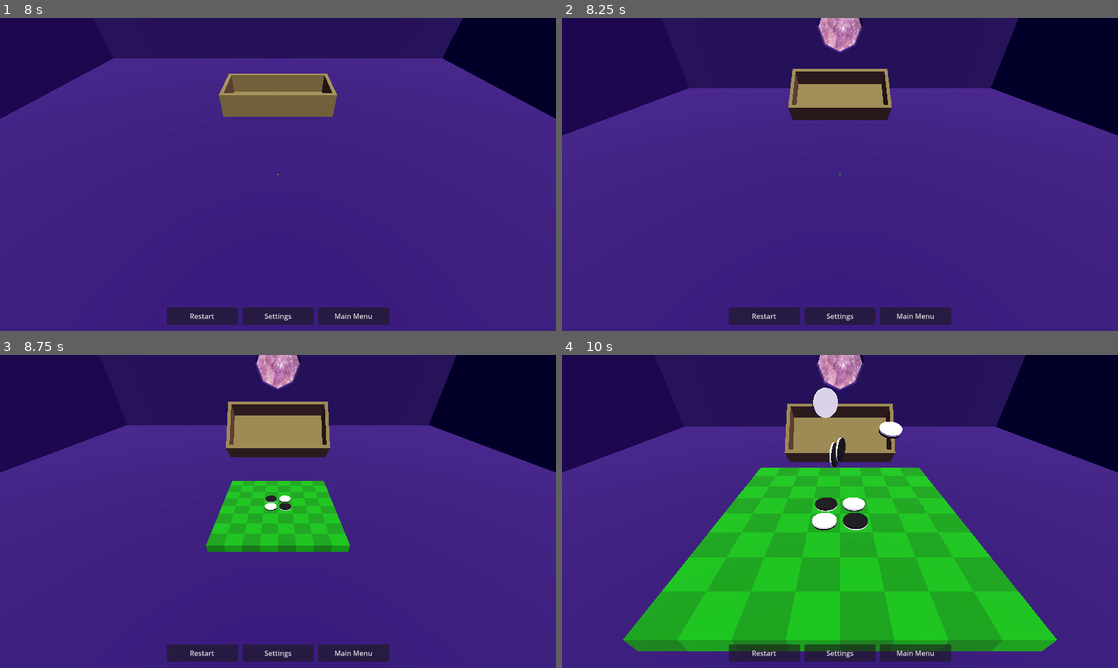
Above: before the commit, frames 1-4 (two rows, left to right).
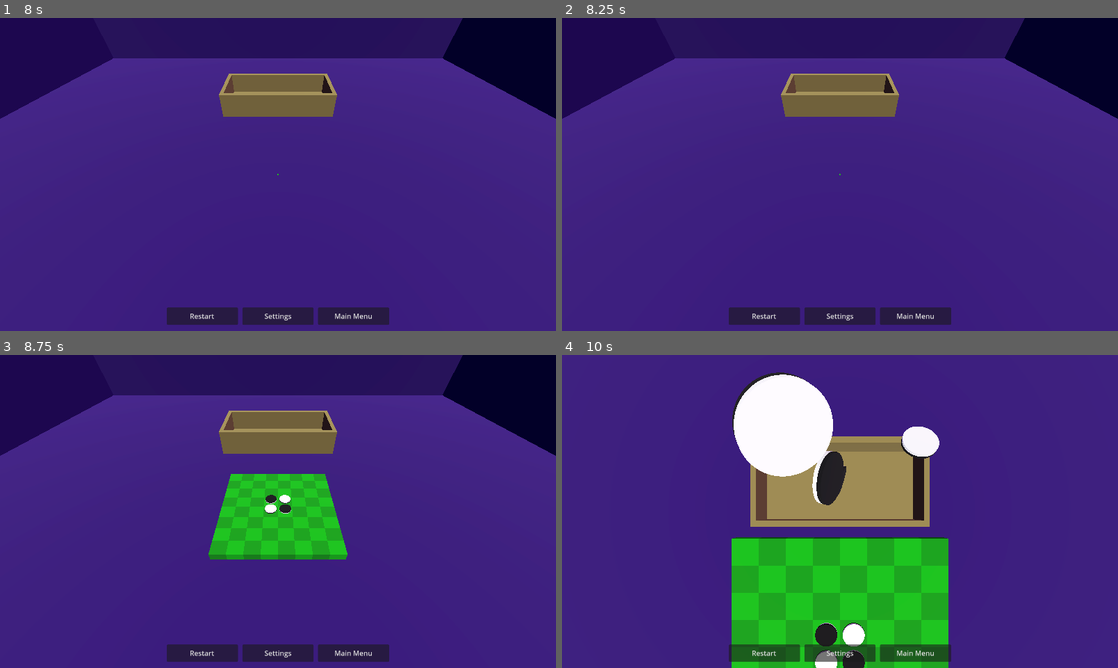
Above: after the commit, the same moments.

Repository: phrasmotica/othello
Game: Godot game, scene res://scenes/3d/main_menu_3d.tscn
Two runs of this game, one before a commit and one after it. Both use one fixed random seed, a clock stepped at 60 frames per second and the inputs below.
Inputs (mouse positions are in pixels of both pictures, inside the frame that each line leads up to):
- Up to frame 1 (8 s): move the mouse to (400, 158) at 0.52 s; hold C (peek_counter_box) 0.53-1.25 s; click (400, 158) at 0.67 s; click "Start Game" at 1.25 s; drag from (166, 190) to (250, 237) at 2.02 s; click "Restart" at 2.75 s; click "Restart" at 3.5 s; click "Restart" at 4.25 s; click "Main Menu" at 5 s; move the mouse to (333, 105) at 5.77 s; hold C (peek_counter_box) 5.78-6.5 s; click (333, 105) at 5.92 s; click "Start Game" at 6.5 s; drag from (250, 237) to (111, 127) at 7.27 s
- Up to frame 2 (8.25 s): move the mouse to (1006, 221) at 8.02 s; hold C (peek_counter_box) from 8.03 s (still down); click (1006, 221) at 8.17 s
- Up to frame 3 (8.75 s): keep holding C (peek_counter_box)
- Up to frame 4 (10 s): release C (peek_counter_box) at 8.75 s; drag from (673, 464) to (756, 433) at 8.77 s; tap Enter at 9.5 s; move the mouse to (867, 511) at 9.52 s; hold C (peek_counter_box) from 9.53 s (still down); click (867, 511) at 9.67 s

Frame 1 is identical in both runs. In frame 2, 12% of the frame differs, in the area x 0-100%, y 0-51%; in frame 3, 15%; in frame 4, 57%, in the area x 0-100%, y 0-100%.

Commit message:
Reject top-level keyboard inputs until entrance is finished

Diff:
--- a/scenes/3d/game_3d.tscn
+++ b/scenes/3d/game_3d.tscn
@@ -157,8 +157,9 @@
 counter_box = NodePath("../CounterBox")
 debug_canvas = NodePath("../Board3D/CameraRig/Camera3D/DebugCanvas")
 
-[node name="InputHandler" type="Node" parent="." node_paths=PackedStringArray("counter_box", "settings_menu", "camera_rig_animation")]
+[node name="InputHandler" type="Node" parent="." node_paths=PackedStringArray("entrance", "counter_box", "settings_menu", "camera_rig_animation")]
 script = ExtResource("7_vq6r7")
+entrance = NodePath("../EntranceOrchestrator")
 counter_box = NodePath("../CounterBox")
 settings_menu = NodePath("../Board3D/CameraRig/Camera3D/SettingsMenuRig/SettingsMenu3D")
 camera_rig_animation = NodePath("../Board3D/CameraRig/CameraRigAnimation")
--- a/scripts/3d/input_handler.gd
+++ b/scripts/3d/input_handler.gd
@@ -1,4 +1,7 @@
 extends Node
+
+@export
+var entrance: EntranceOrchestrator
 
 @export
 var counter_box: CounterBox
@@ -8,6 +11,14 @@
 
 @export
 var camera_rig_animation: AnimationPlayer
+
+func _ready() -> void:
+	set_process(false)
+
+	if entrance:
+		SignalHelper.once(entrance.finished, set_process.bind(true))
+	else:
+		set_process(true)
 
 func _process(_delta: float) -> void:
 	if Input.is_action_just_pressed("peek_counter_box"):
